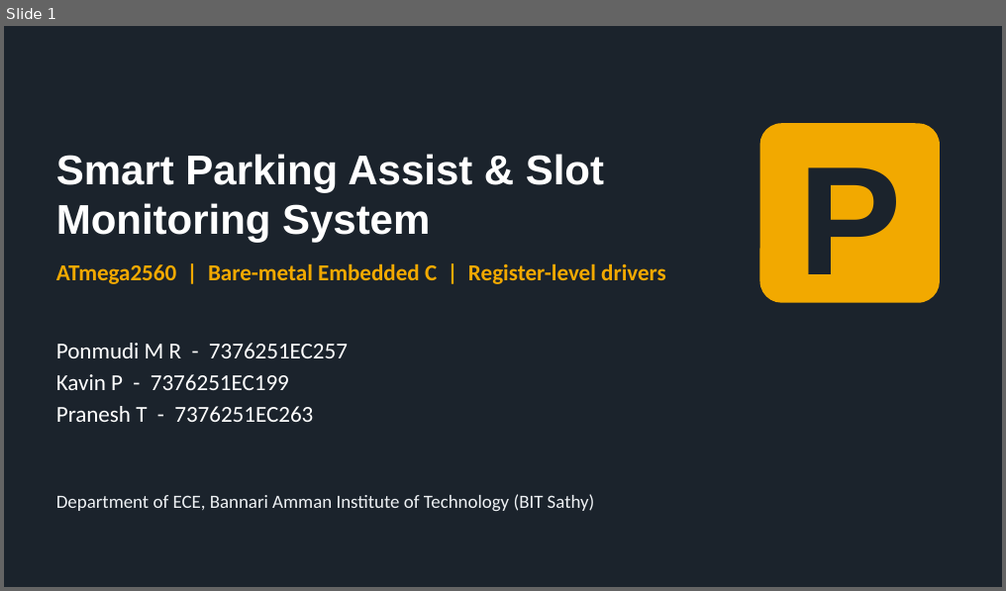
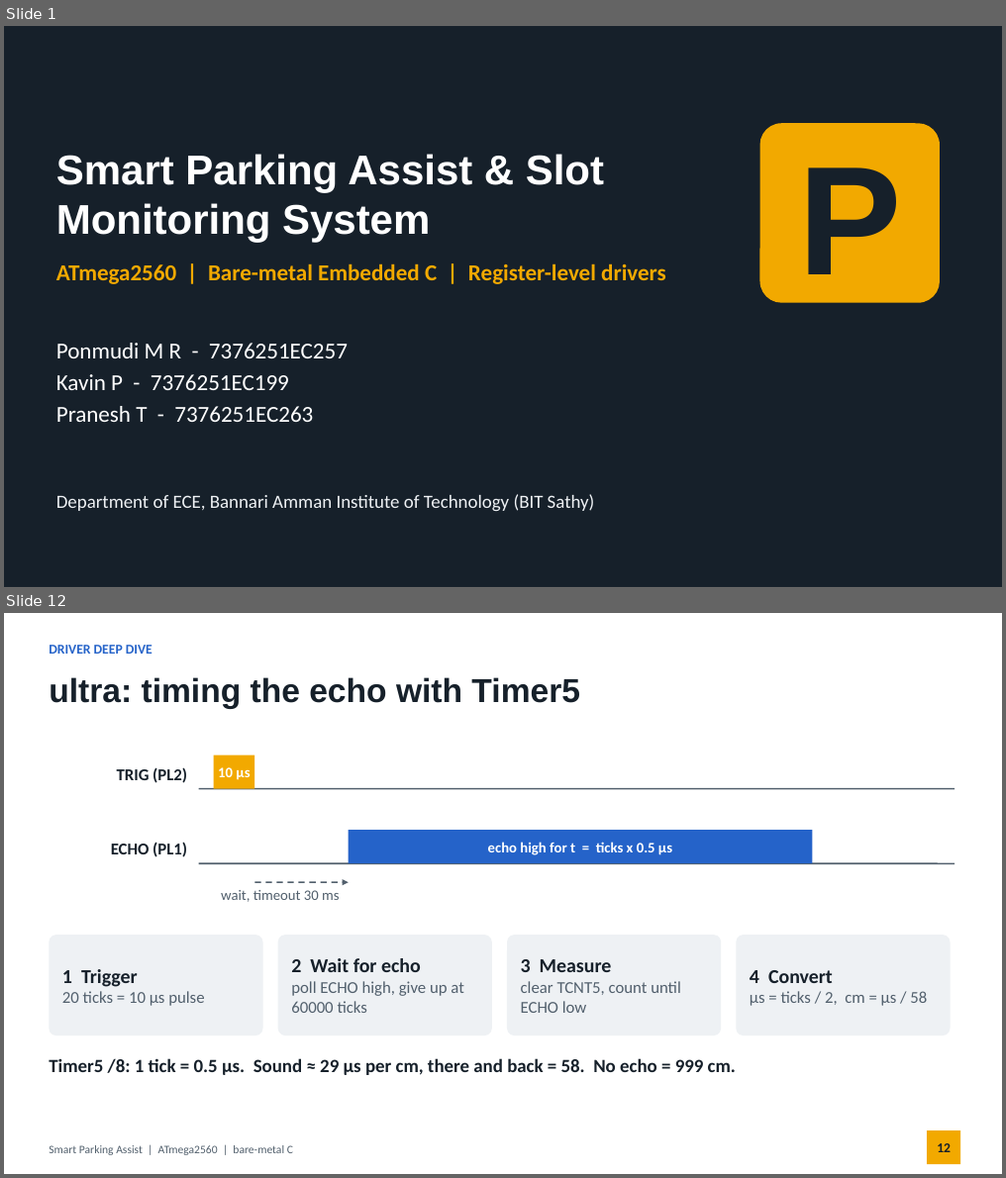
Before and after one commit to ponmudimr/atmega2560-baremetal-drivers, a slide deck: docs/Smart_Parking_Presentation.pptx. Shown one above the other, each under a label of ours: slide 1 before the commit, slides 1 and 12 after it; the slides between them are not shown. The pictures are 1006x591 and 1006x1178 pixels, drawn with LibreOffice and Linux fonts; fonts in the diff are those of the drawing. Boxes give left, top, right and bottom in pixels: in the first picture for what was removed or moved away, otherwise in the second. Text is boxed around its words. In the diff, an @@ line names an element or a change of style, - is before the commit and + after.

Commit message:
Add t_lcd_song test and update Smart Parking presentation

```diff
--- a/docs/Smart_Parking_Presentation.pptx
+++ b/docs/Smart_Parking_Presentation.pptx
@@ slide 12 added at bbox=[4, 613, 1002, 1174], background #FFFFFF @@
@@ text added at bbox=[49, 645, 152, 654], 13 pt, text #2563C9, bold @@
+DRIVER DEEP DIVE
@@ title added at bbox=[49, 677, 580, 709], 32 pt, text #16202A, bold @@
+ultra: timing the echo with Timer5
@@ rectangle added at bbox=[214, 756, 254, 789], fill #F2A900 @@
@@ text added at bbox=[117, 767, 187, 783], 16 pt, text #16202A, bold @@
+TRIG (PL2)
@@ line added from (199, 789) to (954, 789), #52606D 1.5 pt @@
@@ text added at bbox=[218, 767, 250, 780], 14 pt, text #FFFFFF, bold @@
+10 µs
@@ text added at bbox=[111, 842, 187, 858], 16 pt, text #16202A, bold @@
+ECHO (PL1)
@@ rectangle added at bbox=[349, 830, 813, 863], fill #2563C9 @@
@@ text added at bbox=[488, 842, 672, 856], 14 pt, text #FFFFFF, bold @@
+echo high for t = ticks x 0.5 µs
@@ line added from (199, 863) to (954, 863), #52606D 1.5 pt @@
@@ text added at bbox=[221, 890, 339, 902], 14 pt, text #52606D @@
+wait, timeout 30 ms
@@ arrow added from (254, 882) to (349, 882), #52606D 1.5 pt dashed @@
@@ rounded rectangle added at bbox=[49, 935, 263, 1036], fill #EEF1F4 @@
@@ rounded rectangle added at bbox=[278, 935, 492, 1036], fill #EEF1F4 @@
@@ rounded rectangle added at bbox=[507, 935, 721, 1036], fill #EEF1F4 @@
@@ rounded rectangle added at bbox=[737, 935, 950, 1036], fill #EEF1F4 @@
@@ text added at bbox=[291, 959, 463, 1013], 16 pt, text #52606D @@
+2 Wait for echo
+poll ECHO high, give up at 60000 ticks
@@ text added at bbox=[521, 959, 681, 1013], 16 pt, text #52606D @@
+3 Measure
+clear TCNT5, count until ECHO low
@@ text added at bbox=[62, 969, 204, 1006], 16 pt, text #52606D @@
+1 Trigger
+20 ticks = 10 µs pulse
@@ text added at bbox=[749, 970, 927, 1006], 16 pt, text #52606D @@
+4 Convert
+µs = ticks / 2, cm = µs / 58
@@ text added at bbox=[49, 1059, 736, 1075], 18 pt, text #16202A, bold @@
+Timer5 /8: 1 tick = 0.5 µs. Sound ≈ 29 µs per cm, there and back = 58. No echo = 999 cm.
@@ text added at bbox=[49, 1146, 293, 1156], 11 pt, text #52606D @@
+Smart Parking Assist | ATmega2560 | bare-metal C
@@ rectangle added at bbox=[927, 1131, 960, 1164], fill #F2A900 @@
@@ page number added at bbox=[937, 1144, 950, 1153], 13 pt, text #16202A, bold @@
+12
```
Also in this commit, not shown: 8 other slides changed, 10 other slides added, 3 slides removed, 2 other files.
